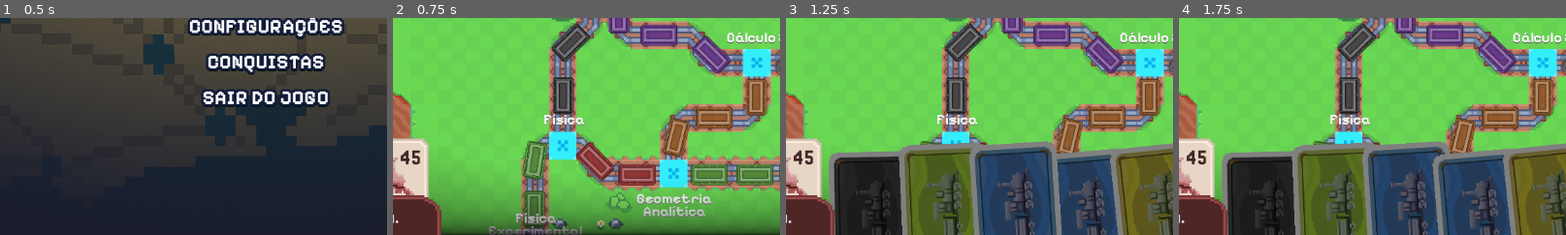
Above: before the commit, frames 1-4 (left to right).
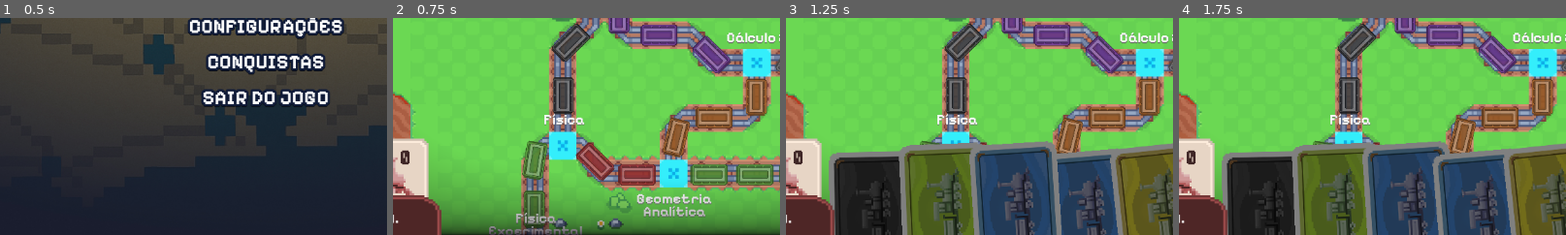
Above: after the commit, the same moments.

Repository: rafaamparo/ticket-to-ride-es2
Game: Godot game, scene res://scenes/main_menu.tscn
Two runs of this game, one before a commit and one after it. Both use one fixed random seed, a clock stepped at 60 frames per second and the inputs below.
Inputs (mouse positions are % of the whole screen's width and height, from its top left):
- Up to frame 1 (0.5 s): no input
- Up to frame 2 (0.75 s): tap Enter at 0.5 s; drag from (50, 44) to (60, 28) at 0.52 s
- Up to frame 3 (1.25 s): no input
- Up to frame 4 (1.75 s): tap Space at 1.25 s; drag from (27, 96) to (55, 96) at 1.27 s
The pictures show only the part of the screen within x 16-66%, y 50-100%; the shares and areas given below are measured in that part.

Frame 1 is identical in both runs. In frame 2, 0.2% of the frame differs, in the area x 2-8%, y 60-68%; in frame 3, 0.2%; in frame 4, 0.2%.

Commit message:
feat: reset player points to zero and optimize turn management logic

Diff:
--- a/game_assets/classes/jogador.gd
+++ b/game_assets/classes/jogador.gd
@@ -4,7 +4,7 @@
 var nome: String = "Jogador BOT"
 var isBot: bool = false
 var trens: int = 45
-var pontos: int = 45
+var pontos: int = 0
 var cor: int = 0
 var cartas: Array[GameCard] = []
 var caminhosCapturados: Array[TrilhaVagao] = []
--- a/scripts/gerenciador_de_fluxo_jogo.gd
+++ b/scripts/gerenciador_de_fluxo_jogo.gd
@@ -34,7 +34,6 @@
 		var jogadorBox = jogadorBoxScene.instantiate()
 		jogadorBox.jogadorSelecionado = jogador
 		$"../GUI/BoxJogadoresContainer".add_child(jogadorBox)
-
 	gerenciador_cartas.inicializar_cartas_jogador()
 
 	gerenciadorDeTurno()
@@ -54,9 +53,9 @@
 		await get_tree().create_timer(5.0).timeout
 
 	await textDialog.hide_dialog()
-
 	var jogador_atual_do_turno: Jogador = lista_jogadores[jogador_do_turno]
 	if jogador_atual_do_turno.isBot:
+		var chance_de_comprar_carta = randi_range(1,10) <= 2
 		rodada_bot()
 	else:
 		rodadaJogadorPrincipal()
